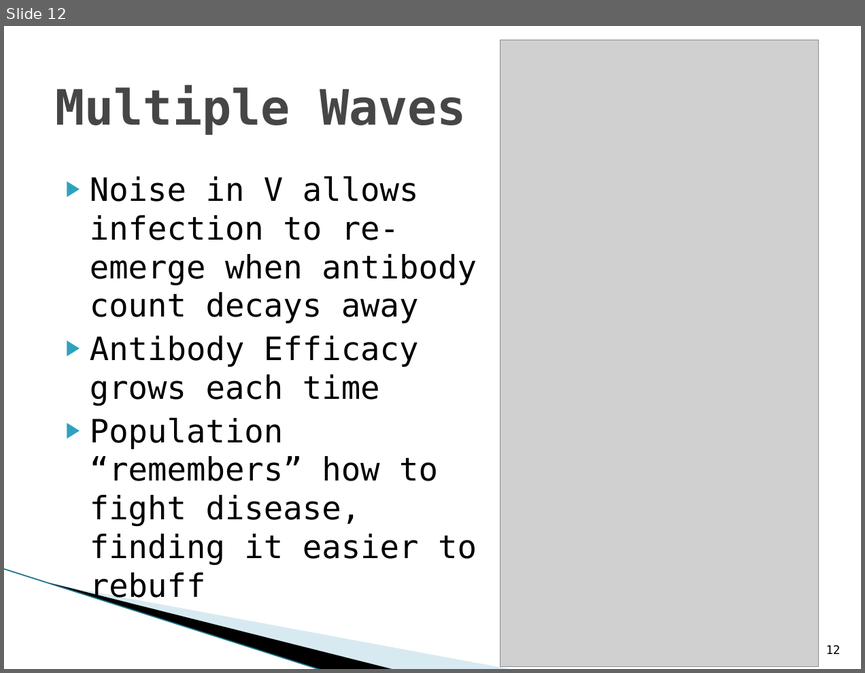
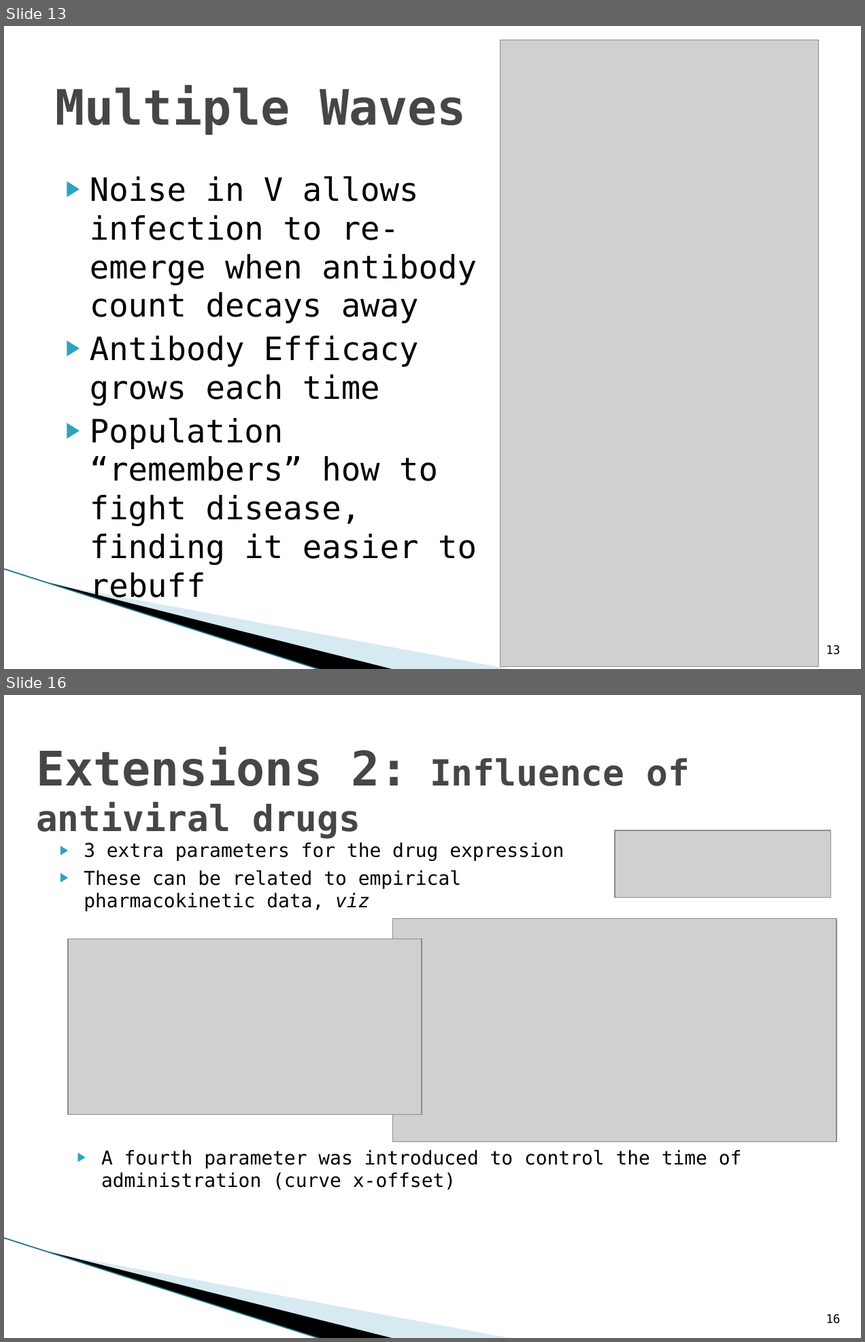
Before and after one commit to jleem10/GroupD_Phase2, a slide deck: Presentation.pptx. Shown one above the other, each under a label of ours: slide 12 before the commit, slides 13 and 16 after it; the slides between them are not shown. The pictures are 865x673 and 865x1342 pixels, drawn with LibreOffice and Linux fonts; fonts in the diff are those of the drawing; grey boxes stand for pictures; background and template pictures are left out. Boxes give left, top, right and bottom in pixels: in the first picture for what was removed or moved away, otherwise in the second. Text is boxed around its words. In the diff, an @@ line names an element or a change of style, - is before the commit and + after.

Commit message:
Added Drugs section to Phase 2 ppt

```diff
--- a/Presentation.pptx
+++ b/Presentation.pptx
@@ slide 16 added at [4, 695, 861, 1338], background #FFFFFF; not listed: 3 template elements that a slide beside it also shows @@
@@ text added at [36, 747, 689, 838], 30.2 pt, text #464646, bold @@
+Extensions 2: Influence of antiviral drugs
@@ picture added at [615, 830, 831, 897] @@
@@ text added at [84, 842, 564, 911], 16 pt, text #000000 @@
+▶ 3 extra parameters for the drug expression
+▶ These can be related to empirical pharmacokinetic data, viz
@@ picture added at [393, 919, 837, 1141] @@
@@ picture added at [68, 938, 422, 1114] @@
@@ text added at [101, 1149, 742, 1189], 16 pt, text #000000 @@
+▶ A fourth parameter was introduced to control the time of administration (curve x-offset)
@@ page number added at [826, 1314, 840, 1323], 10 pt, text #000000 @@
+16
@@ what was slide 12 is now slide 13 @@
@@ page number at [826, 645, 840, 654]: text changed @@
-12
+13
```
Also in this commit, not shown: 5 other slides added, 1 slide removed.
